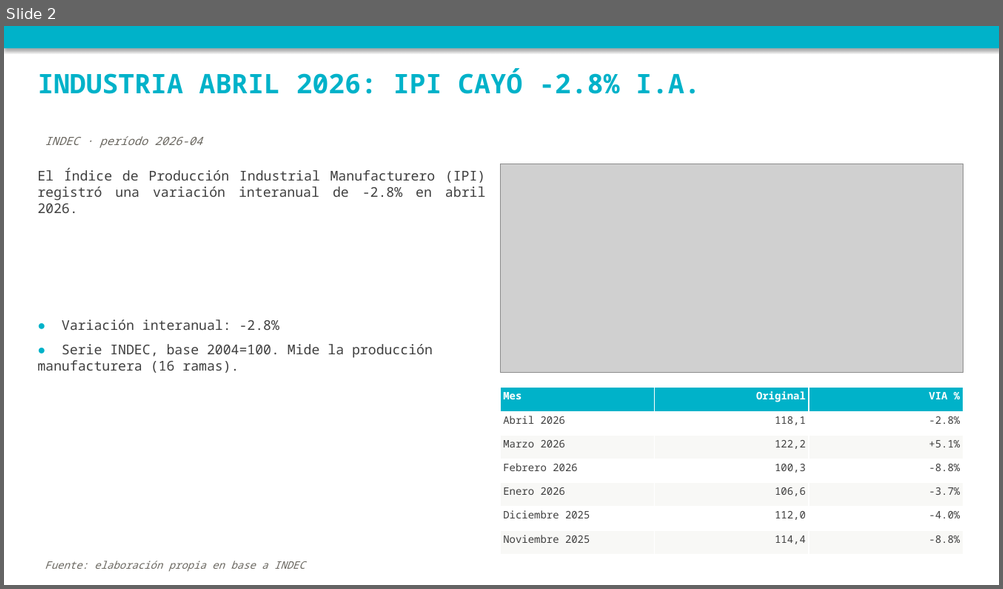
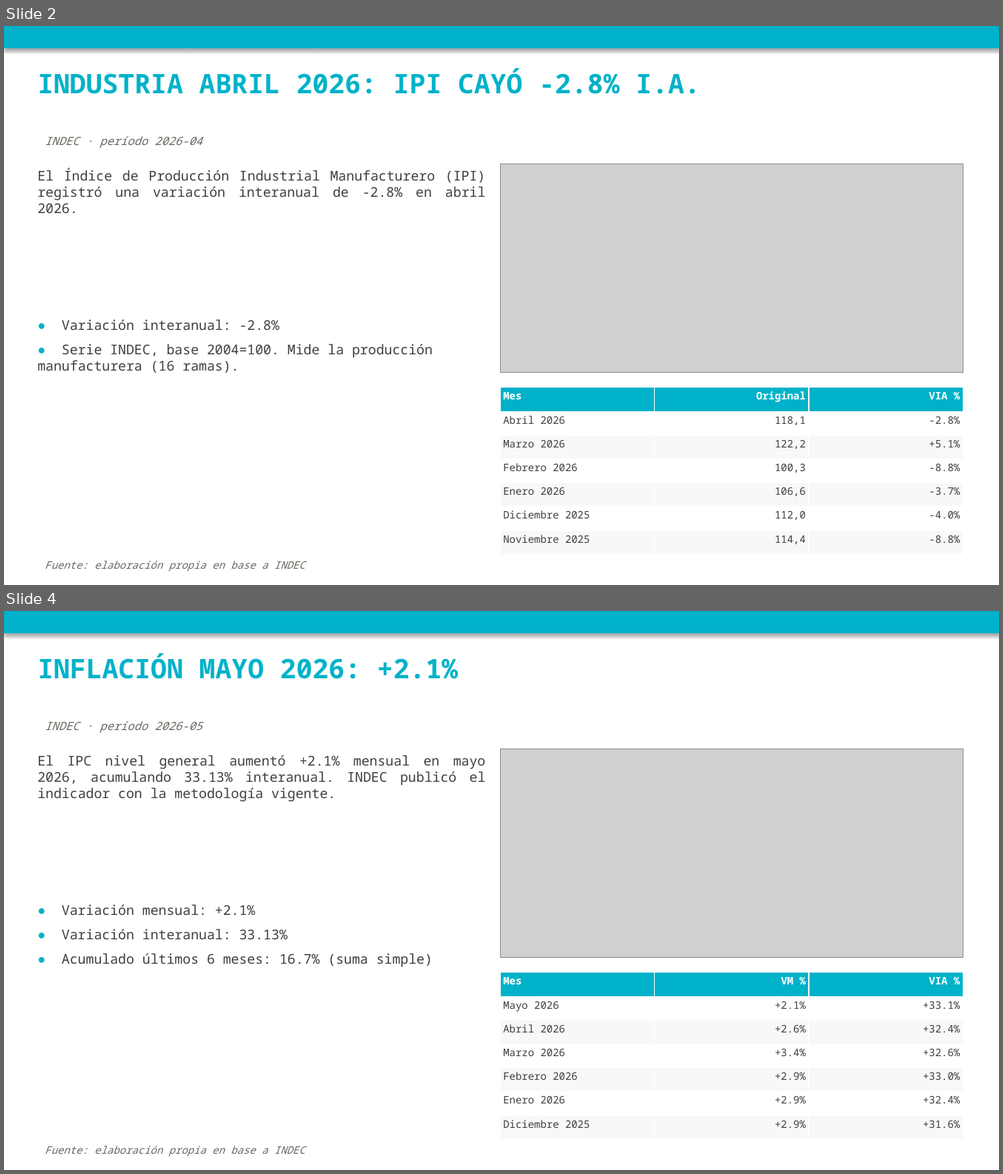
Before and after one commit to nwalovnik/boludos-ppt, a slide deck: publicaciones_semana.pptx. Shown one above the other, each under a label of ours: slide 2 before the commit, slides 2 and 4 after it; the slides between them are not shown. The pictures are 1003x589 and 1003x1174 pixels, drawn with LibreOffice and Linux fonts; fonts in the diff are those of the drawing; grey boxes stand for pictures. Boxes give left, top, right and bottom in pixels: in the first picture for what was removed or moved away, otherwise in the second. Text is boxed around its words. In the diff, an @@ line names an element or a change of style, - is before the commit and + after.

Commit message:
data: IPC mayo + ISAC abril publicado correcto (calendario INDEC)

```diff
--- a/publicaciones_semana.pptx
+++ b/publicaciones_semana.pptx
@@ slide 4 added at (x1=4, y1=611, x2=999, y2=1170), background #FFFFFF @@
@@ rectangle added at (x1=4, y1=611, x2=999, y2=633), fill #00B2C9 @@
@@ text added at (x1=37, y1=654, x2=458, y2=679), 26 pt, text #00B2C9, bold @@
+INFLACIÓN MAYO 2026: +2.1%
@@ text added at (x1=45, y1=721, x2=202, y2=733), 11 pt, text #6A6760, italic @@
+INDEC · período 2026-05
@@ text added at (x1=37, y1=755, x2=486, y2=802), 13 pt, text #3F3F3F @@
+El IPC nivel general aumentó +2.1% mensual en mayo 2026, acumulando 33.13% interanual. INDEC publicó el indicador con la metodología vigente.
@@ picture added at (x1=500, y1=749, x2=963, y2=958) @@
@@ text added at (x1=62, y1=905, x2=432, y2=968), 13 pt, text #3F3F3F @@
+● Variación mensual: +2.1%
+● Variación interanual: 33.13%
+● Acumulado últimos 6 meses: 16.7% (suma simple)
@@ table added at (x1=500, y1=973, x2=964, y2=1140), 7 rows, 3 columns @@
+Mes | VM % | VIA %
+Mayo 2026 | +2.1% | +33.1%
+Abril 2026 | +2.6% | +32.4%
+Marzo 2026 | +3.4% | +32.6%
+Febrero 2026 | +2.9% | +33.0%
+Enero 2026 | +2.9% | +32.4%
+Diciembre 2025 | +2.9% | +31.6%
@@ text added at (x1=45, y1=1146, x2=305, y2=1157), 10 pt, text #6A6760, italic @@
+Fuente: elaboración propia en base a INDEC
```
Also in this commit, not shown: 1 slide changed, 1 other slide added, 2 other files.
